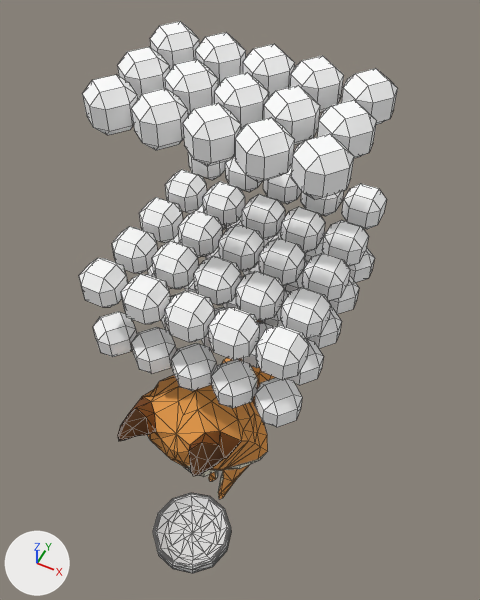
The OBJ model ChiBaApp/app/src/main/assets/models/emptyBowl/emptyBowl_frame5.obj: old version first, new version second.
Both versions are drawn from a 50 mm camera at (5.42, -10.91, 21.52) aimed at (-0.05, 0.03, 7.85). Lighting does not change. The marker at lower left points along +X, +Y and +Z. Mesh edges are drawn as thin lines. Where no turn or scale is listed for an object, it has been applied to the vertices. Vertices at the same position are counted once.

Objects in the first picture: 'emptyBowl_frame5'.
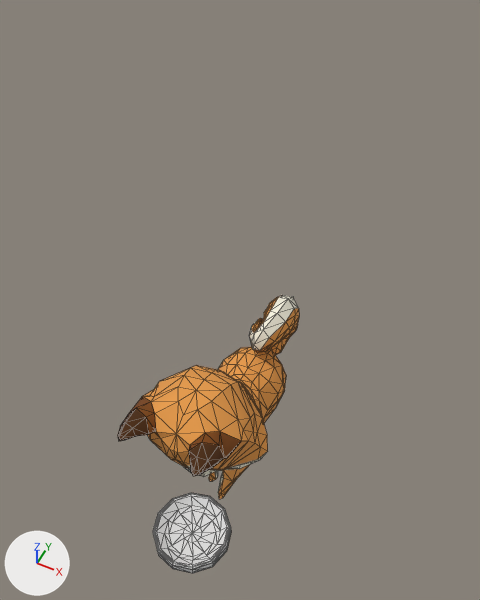
What changed in the scene script:
```text
Change me_emptybowl_frame5:
    used by ob_emptybowl_frame5; location = (0.0, 0.0, 0.0)
    remove me_emptybowl_frame5.from_pydata(...)  # 2304 vertices, 3158 faces; spans x -2.89..2.84, y -4.94..3.51, z 0.0..14.49
    remove me_emptybowl_frame5.materials.append(mat_fressnapffull_phong2sg)  # white #ffffff
    add me_emptybowl_frame5.from_pydata(...)  # 744 vertices, 1468 faces; spans x -1.94..1.97, y -4.94..3.51, z 0.0..6.98
    me_emptybowl_frame5 part 1: 65 loose pieces with 1560 vertices, spanning x -2.89..2.84, y -3.15..3.16, z 7.52..14.49, are deleted
```

Pixel boxes [x1, y1, x2, y2] of what changed, in the pictures (480 x 600 px):
'emptyBowl_frame5', reshaped (43% narrower, 50% shorter): before [79, 21, 398, 573]; after [118, 295, 299, 573]
part 1 of me_emptybowl_frame5, deleted: before [79, 21, 398, 427]
